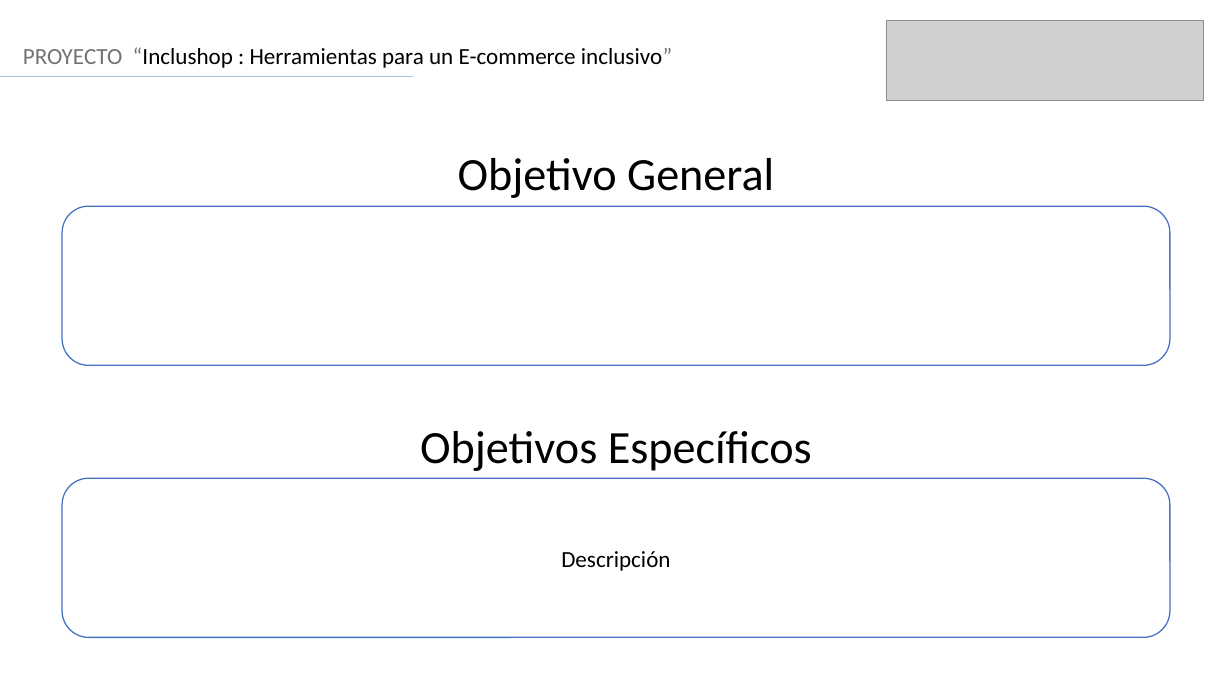
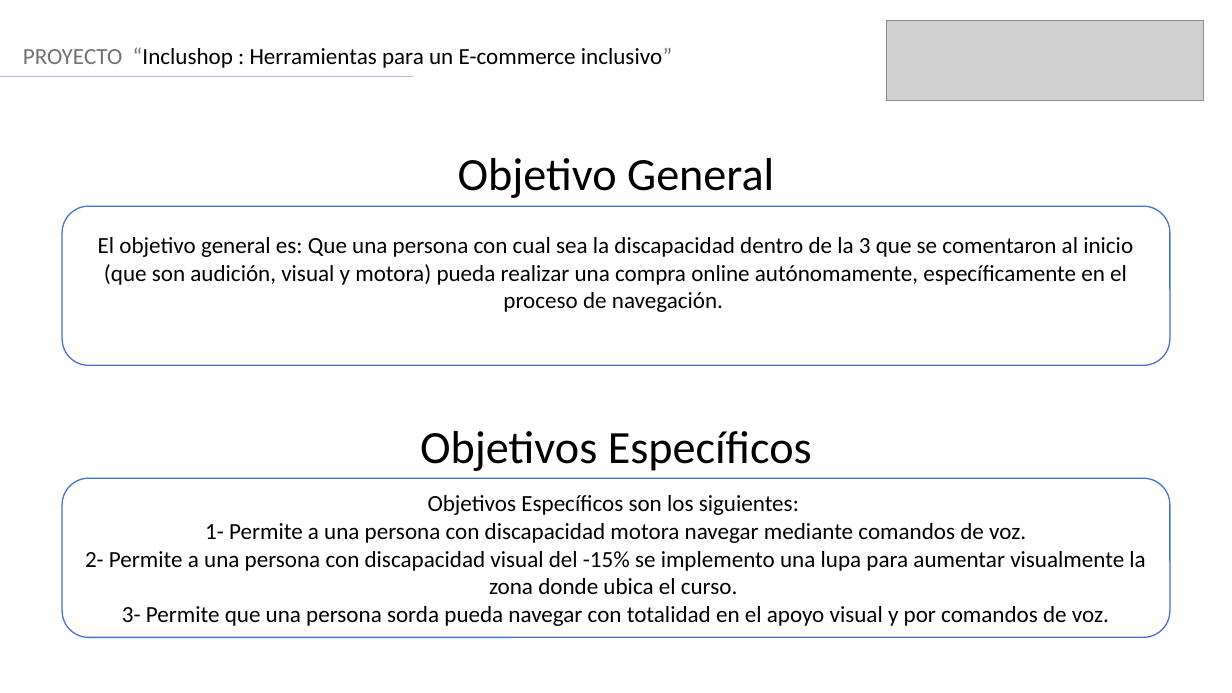
Before and after one commit to FelipeMunhoz18/FelipeMunhoz18-Bravo-Vargas-Munoz-Docs, a slide deck: slide 4 of Fase 3/Evidencias Grupales/Formato Presentación final.pptx. Drawn at 1232x693 pixels with LibreOffice and Linux fonts; fonts in the diff are those of the drawing; grey boxes stand for pictures. Boxes give left, top, right and bottom in pixels: in the first picture for what was removed or moved away, otherwise in the second. Text is boxed around its words. In the diff, an @@ line names an element or a change of style, - is before the commit and + after.

```diff
--- a/Fase 3/Evidencias Grupales/Formato Presentación final.pptx
+++ b/Fase 3/Evidencias Grupales/Formato Presentación final.pptx
@@ text in rounded rectangle at (x1=98, y1=237, x2=1133, y2=312): text added @@
+El objetivo general es: Que una persona con cual sea la discapacidad dentro de la 3 que se comentaron al inicio (que son audición, visual y motora) pueda realizar una compra online autónomamente, específicamente en el proceso de navegación.
@@ text in rounded rectangle at (x1=85, y1=495, x2=1145, y2=626): text changed @@
-Descripción
+Objetivos Específicos son los siguientes:
+1- Permite a una persona con discapacidad motora navegar mediante comandos de voz.
+2- Permite a una persona con discapacidad visual del -15% se implemento una lupa para aumentar visualmente la zona donde ubica el curso.
+3- Permite que una persona sorda pueda navegar con totalidad en el apoyo visual y por comandos de voz.
```
Also in this commit, not shown: 3 other slides changed, 1 other file.
